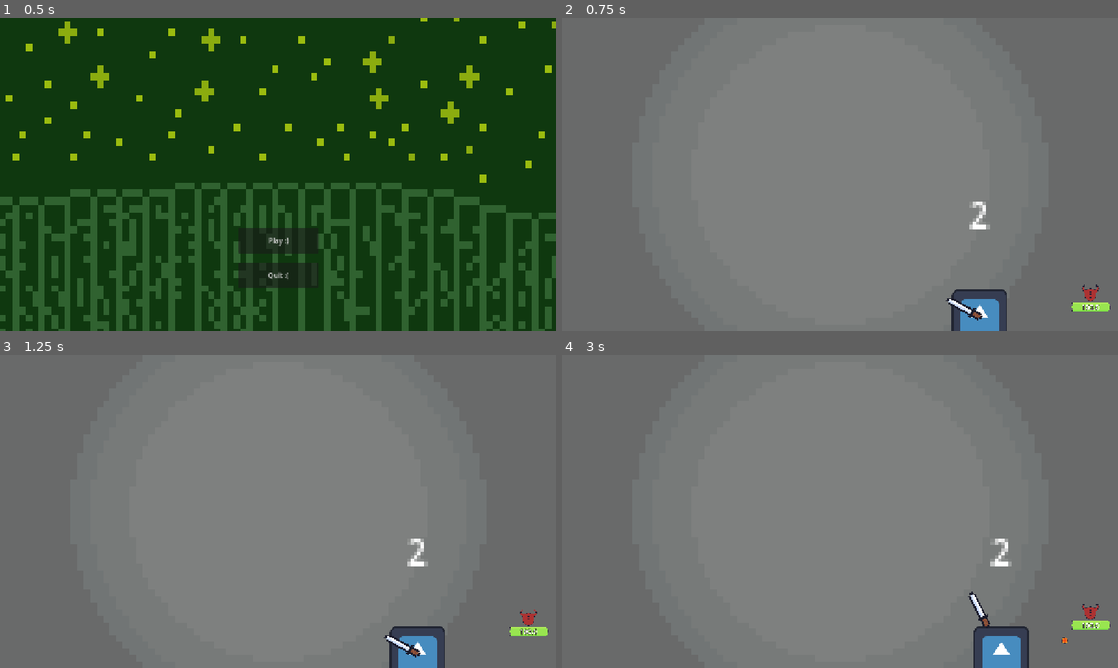
Above: before the commit, frames 1-4 (two rows, left to right).
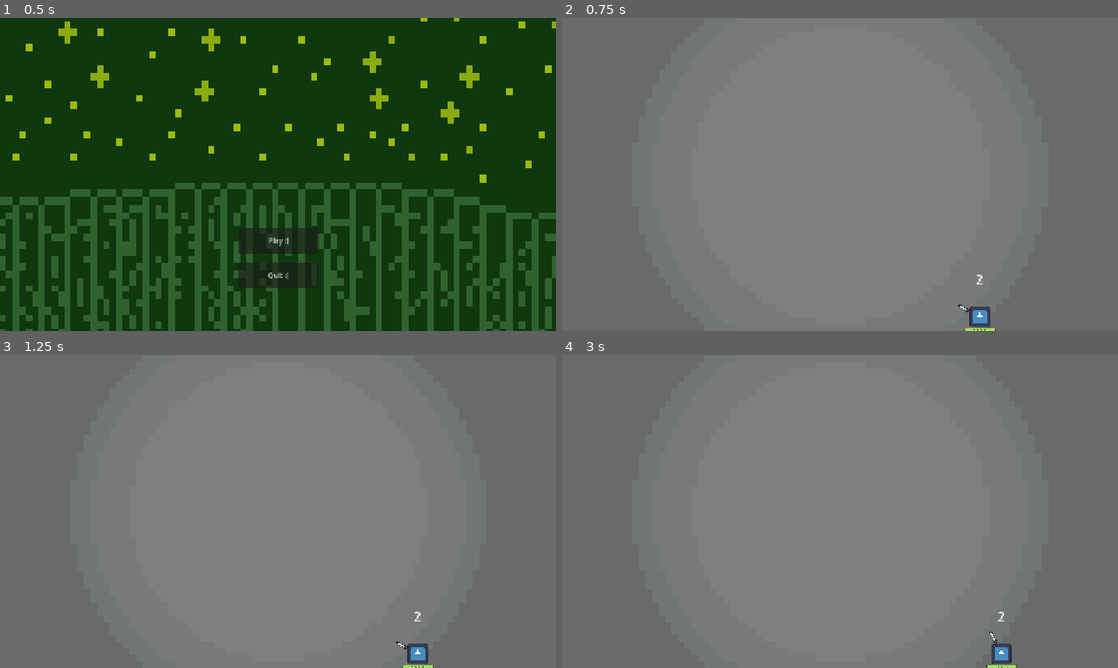
Above: after the commit, the same moments.

Repository: Darkcitrus/darkspracticegame-main
Game: Godot game, scene res://scenes/TestingArea.tscn
Two runs of this game, one before a commit and one after it. Both use one fixed random seed, a clock stepped at 60 frames per second and the inputs below. The engine's default icon, where the game draws it, is replaced by a stand-in: a white triangle on a blue panel in a dark square.
Inputs (mouse positions are in pixels of both pictures, inside the frame that each line leads up to):
- Up to frame 1 (0.5 s): no input
- Up to frame 2 (0.75 s): click "Play :)" at 0.5 s
- Up to frame 3 (1.25 s): no input
- Up to frame 4 (3 s): tap Enter at 1.25 s; drag from (1090, 617) to (962, 646) at 1.27 s; tap Space (ui_select) at 2 s; drag from (728, 527) to (940, 630) at 2.02 s; move the mouse to (895, 442) at 2.77 s; press the mouse at (895, 442) at 2.78 s; hold Right (ui_right) from 2.78 s (still down)

Frame 1 is identical in both runs. In frame 2, 1.7% of the frame differs, in the area x 69-99%, y 58-100%; in frame 3, 1.7%; in frame 4, 1.9%, in the area x 73-99%, y 58-100%.

Commit message:
Add GameManager and DebugLogger scripts; implement player and dummy positioning logic

Diff:
--- a/project.godot
+++ b/project.godot
@@ -18,6 +18,8 @@
 [autoload]
 
 RespawnManager="*res://scripts/respawn_manager.gd"
+GameManager="*res://scripts/GameManager.gd"
+DebugLogger="*res://scripts/debug/DebugLogger.gd"
 
 [display]
 
@@ -96,6 +98,21 @@
 "events": [Object(InputEventKey,"resource_local_to_scene":false,"resource_name":"","device":-1,"window_id":0,"alt_press …(195 unchanged characters)…
 ]
 }
+toggle_debug={
+"deadzone": 0.5,
+"events": [ Object(InputEventKey,"resource_local_to_scene":false,"resource_name":"","device":0,"alt":false,"shift":false,"control":false,"meta":false,"command":false,"pressed":false,"scancode":16777246,"physical_scancode":0,"unicode":0,"echo":false,"script":null)
+ ]
+}
+clear_debug_paths={
+"deadzone": 0.5,
+"events": [ Object(InputEventKey,"resource_local_to_scene":false,"resource_name":"","device":0,"alt":false,"shift":false,"control":false,"meta":false,"command":false,"pressed":false,"scancode":16777247,"physical_scancode":0,"unicode":0,"echo":false,"script":null)
+ ]
+}
+reposition_entities={
+"deadzone": 0.5,
+"events": [ Object(InputEventKey,"resource_local_to_scene":false,"resource_name":"","device":0,"alt":false,"shift":false,"control":false,"meta":false,"command":false,"pressed":false,"scancode":16777248,"physical_scancode":0,"unicode":0,"echo":false,"script":null)
+ ]
+}
 
 [layer_names]
 
--- a/scenes/TestingArea.tscn
+++ b/scenes/TestingArea.tscn
@@ -23,6 +23,7 @@
 texture = ExtResource("9_led6v")
 
 [node name="Menu" type="Node2D" parent="." groups=["UI"]]
+visible = false
 script = ExtResource("2_pkncg")
 
 [node name="MenuBG" type="Sprite2D" parent="Menu"]
@@ -59,13 +60,14 @@
 [node name="GameWorld" parent="." instance=ExtResource("7_88wd7")]
 
 [node name="Player" parent="GameWorld" index="1"]
+position = Vector2(-344.202, -1.81757)
 scale = Vector2(0.31, 0.31)
 
 [node name="Dummy Manager" parent="GameWorld" index="2"]
 scale = Vector2(0.45, 0.45)
 
 [node name="Dummy" parent="GameWorld/Dummy Manager" index="0"]
-visible = false
+position = Vector2(6.22416, -3.61464)
 
 [node name="CollisionShape2D2" parent="GameWorld/World Border" index="0"]
 position = Vector2(0, -538)
--- a/scenes/character_body_2d.tscn
+++ b/scenes/character_body_2d.tscn
@@ -18,6 +18,7 @@
 height = 96.0452
 
 [node name="Player" type="CharacterBody2D" groups=["Player"]]
+scale = Vector2(0.365, 0.365)
 input_pickable = true
 motion_mode = 1
 script = ExtResource("1_xyfxo")
--- /dev/null
+++ b/scripts/GameManager.gd
@@ -0,0 +1,103 @@
+extends Node
+
+# Debug settings
+var debug_mode = false
+@onready var debug_overlay = null
+
+# Spawn position settings
+var center_position = Vector2.ZERO
+var player_offset = Vector2(-250, 0)  # Player spawns 250px left of center
+
+func _ready():
+	# Calculate center position based on viewport size
+	_update_center_position()
+
+	# Connect to window resize signal to update positions if window changes
+	get_tree().get_root().size_changed.connect(_update_center_position)
+
+	# If we need autoloading of the debug logger
+	if not has_node("/root/DebugLogger"):
+		var logger_script = load("res://scripts/debug/DebugLogger.gd")
+		var logger = Node.new()
+		logger.set_script(logger_script)
+		logger.name = "DebugLogger"
+		get_tree().root.call_deferred("add_child", logger)
+
+	# Call deferred to ensure the scene is fully loaded
+	call_deferred("_position_entities")
+
+func _update_center_position():
+	# Calculate the center of the viewport
+	var viewport = get_viewport()
+	if viewport:
+		center_position = viewport.get_visible_rect().size / 2
+		info_log("Center position updated: " + str(center_position))
+
+func _position_entities():
+	# Position the dummy at center
+	var dummy_manager = get_node_or_null("/root/GameWorld/Dummy Manager")
+	if dummy_manager:
+		var dummy = _find_first_dummy(dummy_manager)
+		if dummy:
+			position_dummy(dummy)
+
+	# Position the player left of center
+	var player = get_node_or_null("/root/GameWorld/Player")
+	if player:
+		position_player(player)
+
+	# Ensure camera is properly positioned
+	var camera = get_node_or_null("/root/GameWorld/Camera2D")
+	if camera:
+		# Set camera to follow the player if that's the desired behavior
+		# Or set it to a fixed position if needed
+		camera.position = Vector2.ZERO
+		info_log("Camera position set to: " + str(camera.position))
+
+func position_dummy(dummy):
+	if dummy:
+		# Center the dummy relative to the DummyManager
+		var dummy_manager = dummy.get_parent()
+		if dummy_manager:
+			var manager_scale = dummy_manager.scale
+			dummy.position = Vector2(
+				(center_position.x - dummy_manager.position.x) / manager_scale.x,
+				(center_position.y - dummy_manager.position.y) / manager_scale.y
+			)
+			print("Positioned dummy manager at:", center_position)
+			print("Dummy global position:", dummy.global_position)
+
+func position_player(player):
+	if player:
+		# Center the player relative to the viewport with an offset
+		player.position = center_position + player_offset
+		print("Positioned player at:", player.position)
+
+func _find_first_dummy(dummy_manager):
+	for child in dummy_manager.get_children():
+		if child.is_in_group("dummy"):
+			return child
+	return null
+
+# Call this from Player, Dummy, etc. to log position data
+func log_entity_position(entity):
+	if not debug_mode or not has_node("/root/DebugLogger"):
+		return
+
+	var logger = get_node("/root/DebugLogger")
+	var entity_type = "unknown"
+
+	if entity.is_in_group("player"):
+		entity_type = "player"
+	elif entity.is_in_group("dummy"):
+		entity_type = "dummy"
+	elif entity is Camera2D:
+		entity_type = "camera"
+
+	logger.log_position(entity_type, entity.name, entity.position, entity.global_position)
+
+# Helper function for consistent logging
+func info_log(message):
+	print(message)
+	if has_node("/root/DebugLogger"):
+		get_node("/root/DebugLogger").info(message, "GameManager")
--- /dev/null
+++ b/scripts/debug/DebugLogger.gd
@@ -0,0 +1,110 @@
+extends Node
+
+const LOG_LEVEL_VERBOSE = 0
+const LOG_LEVEL_INFO = 1
+const LOG_LEVEL_WARNING = 2
+const LOG_LEVEL_ERROR = 3
+
+var current_log_level = LOG_LEVEL_INFO
+var log_to_file = false
+var log_file_path = "user://debug_log.txt"
+var log_file = null
+
+# History of position data for analysis
+var position_history = {
+    "player": [],
+    "dummies": {},
+    "camera": []
+}
+var history_limit = 1000
+
+func _ready():
+    if log_to_file:
+        log_file = FileAccess.open(log_file_path, FileAccess.WRITE)
+        log_file.close()
+
+func _exit_tree():
+    if log_file and log_file.is_open():
+        log_file.close()
+
+func verbose(message, context=""):
+    if current_log_level <= LOG_LEVEL_VERBOSE:
+        log_message("[VERBOSE] " + str(context) + ": " + str(message))
+
+func info(message, context=""):
+    if current_log_level <= LOG_LEVEL_INFO:
+        log_message("[INFO] " + str(context) + ": " + str(message))
+
+func warning(message, context=""):
+    if current_log_level <= LOG_LEVEL_WARNING:
+        log_message("[WARNING] " + str(context) + ": " + str(message))
+
+func error(message, context=""):
+    if current_log_level <= LOG_LEVEL_ERROR:
+        log_message("[ERROR] " + str(context) + ": " + str(message))
+
+func log_message(message):
+    print(message)
+
+    if log_to_file:
+        var timestamp = Time.get_datetime_dict_from_system()
+        var time_str = "%02d:%02d:%02d" % [timestamp.hour, timestamp.minute, timestamp.second]
+
+        log_file = FileAccess.open(log_file_path, FileAccess.READ_WRITE)
+        log_file.seek_end()
+        log_file.store_line(time_str + " " + message)
+        log_file.close()
+func log_position(entity_type, entity_name, position, global_position=null):
+    var entry = {
+        "time": Time.get_ticks_msec(),
+        "position": position,
+        "global_position": global_position if global_position else position
+    }
+
+    if entity_type == "player":
+        position_history.player.append(entry)
+        if position_history.player.size() > history_limit:
+            position_history.player.pop_front()
+    elif entity_type == "dummy":
+        if not position_history.dummies.has(entity_name):
+            position_history.dummies[entity_name] = []
+        position_history.dummies[entity_name].append(entry)
+        if position_history.dummies[entity_name].size() > history_limit:
+            position_history.dummies[entity_name].pop_front()
+    elif entity_type == "camera":
+        position_history.camera.append(entry)
+        if position_history.camera.size() > history_limit:
+            position_history.camera.pop_front()
+
+    # Only log at verbose level
+    verbose("Position update - " + entity_name + ": pos=" + str(position) +
+            (", global=" + str(global_position) if global_position else ""), entity_type)
+
+func analyze_position_jumps(entity_type, entity_name, threshold=100.0):
+    var history = []
+
+    if entity_type == "player":
+        history = position_history.player
+    elif entity_type == "dummy" and position_history.dummies.has(entity_name):
+        history = position_history.dummies[entity_name]
+    elif entity_type == "camera":
+        history = position_history.camera
+
+    if history.size() < 2:
+        return []
+
+    var jumps = []
+    for i in range(1, history.size()):
+        var prev_pos = history[i-1].global_position
+        var curr_pos = history[i].global_position
+        var distance = prev_pos.distance_to(curr_pos)
+
+        if distance > threshold:
+            jumps.append({
+                "from_pos": prev_pos,
+                "to_pos": curr_pos,
+                "distance": distance,
+                "time_diff": history[i].time - history[i-1].time
+            })
+
+    return jumps
--- a/scripts/dummy.gd
+++ b/scripts/dummy.gd
@@ -76,22 +76,16 @@
 		healthbar.max_value = max_health
 		healthbar.value = health
 		healthbar.show()
-		print("Dummy healthbar initialized. Max health: ", max_health)
 
 	# Ensure selector is properly set up
 	if selector:
 		selector.visible = false  # Hide selector initially
-		print("Selector initialized and hidden")
-	else:
-		print("Selector node not found!")
 
 	# Load fireball scene with error checking
 	if ResourceLoader.exists("res://scenes/fire_ball.tscn"):
 		fireball_scene = load("res://scenes/fire_ball.tscn")
-		print("Fireball scene loaded successfully")
 	else:
 		push_error("Could not load fireball scene!")
-		print("ERROR: Failed to load fireball scene")
 		shoots_fireballs = false
 
 	# Set up fireball timer
@@ -105,13 +99,11 @@
 		if not fireball_timer.timeout.is_connected(shoot_fireball):
 			fireball_timer.timeout.connect(shoot_fireball)
 		fireball_timer.start()  # Start the timer explicitly
-		print("Fireball timer initialized with frequency: ", fireball_frequency)
 
 	# Find spawner/manager parent to record original scale
 	var spawner_parent = get_parent()
 	if spawner_parent and spawner_parent.has_method("record_original_dummy_scale"):
 		spawner_parent.record_original_dummy_scale(self)
-		print("Dummy: Registered original scale with parent: ", scale)
 
 # Called every frame. 'delta' is the elapsed time since the previous frame.
 func _process(delta):
@@ -155,7 +147,7 @@
 	if shoots_fireballs and alive:
 		var player = get_tree().get_first_node_in_group("Player")
 		if player and player.alive:
-			# For debugging: periodically check if we can see the player
+				# For debugging: periodically check if we can see the player
 			if Engine.get_frames_drawn() % 60 == 0:  # Check roughly once per second
 				print("Dummy tracking player at position: ", player.global_position)
 
@@ -166,7 +158,6 @@
 	var parent_name = ""
 	if area.get_parent():
 		parent_name = area.get_parent().name
-	print("Dummy detected hit from: ", area.name, " Parent: ", parent_name)
 
 	# Updated condition: check directly for "hitbox" OR "sword"
 	if area.name == "hitbox" or area.name == "sword":
@@ -174,23 +165,17 @@
 		if player:
 			var damage_info = player.get_node("PlayerAttack").calculate_damage()
 			take_damage(damage_info["damage"], damage_info["is_crit"])
-			print("Took melee damage: ", damage_info["damage"], " Critical: ", damage_info["is_crit"])
 	# Check for fireball damage and make sure it's not from self
 	elif area.has_method("calculate_damage"):
 		# Make sure this fireball wasn't fired by this dummy
 		if area.has_method("get_source") and area.get_source() != self:
 			var damage_info = area.calculate_damage()
 			take_damage(damage_info["damage"], damage_info["is_crit"])
-			print("Took effect damage: ", damage_info["damage"], " Critical: ", damage_info["is_crit"])
-		else:
-			print("Dummy ignoring its own projectile")
 
 func take_damage(amount, is_crit: bool = false):
 	if not alive:
-		print("Dummy is already dead, ignoring damage")
-		return
-
-	print("DUMMY DAMAGE - Amount: ", amount, " Is Crit: ", is_crit)
+		return
+
 	health -= amount
 
 	# Apply knockback
@@ -201,13 +186,9 @@
 		var floating_num = FloatingNumber.instantiate() as Label
 		if floating_num:
 			get_tree().get_root().add_child(floating_num)
-			print("Spawning damage number: ", amount, " Crit: ", is_crit)
 			floating_num.setup(amount, is_crit, global_position)
 
-	print("Dummy health now: ", health)
-
 	if healthbar:
-		print("Updating dummy healthbar to: ", health)
 		healthbar.value = health
 
 	if health <= 0:
@@ -227,7 +208,6 @@
 		knockback_active = true
 		knockback_return_active = false
 		knockback_remaining_time = knockback_max_time
-		print("Dummy knocked back in direction: ", knockback_direction)
 
 # Function to handle knockback from fireballs specifically
 func apply_knockback_from_fireball(fireball_position: Vector2, is_crit: bool = false):
@@ -241,7 +221,6 @@
 	knockback_active = true
 	knockback_return_active = false
 	knockback_remaining_time = knockback_max_time
-	print("Dummy knocked back from fireball in direction: ", knockback_direction)
 
 func die():
 	if not alive:
@@ -260,8 +239,15 @@
 
 # Ensure initial position is reset correctly on respawn
 func reset_position(pos: Vector2):
-	initial_position = pos
-	position = pos
+	# Reset initial position and account for parent's scale
+	var parent_scale = get_parent().scale
+	initial_position = Vector2(
+		(pos.x - get_parent().position.x) / parent_scale.x,
+		(pos.y - get_parent().position.y) / parent_scale.y
+	)
+	position = initial_position
+	knockback_position_offset = Vector2.ZERO
+	print("Dummy reset to position:", pos, "with scale:", scale)
 	# Reset oscillation time to create a small delay
 	oscillation_start_time = Time.get_ticks_msec() / 1000.0
 	print("Dummy reset to position: ", pos)
@@ -273,14 +259,11 @@
 
 func shoot_fireball():
 	if !alive or !shoots_fireballs:
-		print("Skipping fireball: alive=", alive, ", shoots_fireballs=", shoots_fireballs)
-		return
-
-	print("Attempting to shoot fireball")
+		return
+
 	var player = get_tree().get_first_node_in_group("Player")
 	# Only shoot if player exists and is alive
 	if player and player.alive and fireball_scene:
-		print("Dummy shooting fireball at player")
 		var fireball = fireball_scene.instantiate()
 		get_tree().get_root().add_child(fireball)
 		fireball.global_position = global_position
@@ -295,9 +278,6 @@
 
 		# Initialize with custom properties, disable crits, and set self as source
 		fireball.initialize(direction, player, fireball_damage, adjusted_speed, adjusted_homing, false, self)
-		print("Fireball fired with damage: ", fireball_damage, " speed: ", adjusted_speed, " homing: ", adjusted_homing)
-	else:
-		print("Cannot shoot fireball: player exists=", is_instance_valid(player), ", player alive=", player and player.alive, ", fireball_scene exists=", fireball_scene != null)
 
 func print_delayed_position():
 	print("========== DUMMY DELAYED POSITION CHECK ==========")
--- a/scripts/dummy_manager.gd
+++ b/scripts/dummy_manager.gd
@@ -5,18 +5,22 @@
 var original_scale: Vector2 = Vector2(0.5, 0.5) # Store the original scale
 
 func _ready():
-	# Force our position to 0,0 to ensure proper coordinates
-	position = Vector2.ZERO
-	print("DummyManager: Forced position to origin (0,0)")
+	# Force our position to the center of the viewport
+	var viewport_center = get_viewport().get_visible_rect().size / 2
+	position = viewport_center
+	print("DummyManager: Forced position to viewport center:", position)
 	print("DummyManager: Global position is:", global_position)
 
 	if get_child_count() > 0:
 		var first_dummy = get_child(0)
-		# Store the original dummy's position and scale without any offset
-		spawn_position = first_dummy.position
+		# Adjust spawn position to account for DummyManager's position and scale
+		spawn_position = Vector2(
+			(first_dummy.position.x * scale.x) + position.x,
+			(first_dummy.position.y * scale.y) + position.y
+		)
 		original_scale = first_dummy.scale
 		print("DummyManager: Original dummy scale is ", original_scale)
-		print("DummyManager: Original dummy position is ", spawn_position)
+		print("DummyManager: Adjusted dummy spawn position is ", spawn_position)
 
 		connect_dummy(first_dummy)
 		# Reset position explicitly to avoid oscillation offset on start
--- a/scripts/fire_ball.gd
+++ b/scripts/fire_ball.gd
@@ -43,9 +43,8 @@
 
 	if is_instance_valid(new_target):
 		target = new_target
-		print("Fireball targeting: ", target.name, " with damage: ", damage, " speed: ", current_speed, " homing: ", homing_strength, " can_crit: ", can_crit)
 	else:
-		print("WARNING: Fireball created without a valid target!")
+		pass
 
 func _ready():
 	# Load the explosion effect with error checking
@@ -54,7 +53,6 @@
 	else:
 		push_error("Could not load explosion effect resource!")
 
-	print("Fireball created with damage: ", damage)
 	add_to_group("Effects")
 
 	# Set up collision properties
@@ -73,8 +71,6 @@
 	else:
 		push_error("FireBallVanish timer not found!")
 
-	print("Fireball ready with signals connected")
-
 # Called every frame to update the fireball's position
 func _process(delta):
 	if not is_instance_valid(self):
@@ -88,9 +84,6 @@
 			# Smoothly interpolate current direction towards desired direction
 			direction = direction.lerp(desired_direction, homing_strength * delta).normalized()
 
-			if Engine.get_frames_drawn() % 30 == 0:  # Log every half second at 60fps
-				print("Fireball homing towards target: ", target.name, " at position: ", target.global_position)
-
 	# Increase speed exponentially over time, but don't exceed max speed
 	current_speed = min(current_speed * pow(SPEED_MULTIPLIER, delta), MAX_SPEED)
 
@@ -101,7 +94,6 @@
 	if is_instance_valid(target):
 		var distance_to_target = global_position.distance_to(target.global_position)
 		if distance_to_target < 30:  # Close enough to count as a hit
-			print("FIREBALL: Direct hit on target detected by proximity")
 			_handle_hit(target)
 
 	# Rotate the fireball to face its movement direction
@@ -109,36 +101,26 @@
 
 # Signal Handlers
 func _on_body_entered(body: Node2D) -> void:
-	print("FIREBALL: Hit body: ", body.name, " Groups: ", body.get_groups())
 
 	# Don't damage the source that fired this fireball
 	if body == source:
-		print("FIREBALL: Ignoring hit on source that fired this projectile")
 		return
 
 	# Enhanced detection for Player
 	if body.is_in_group("Player") and source != body:
-		print("FIREBALL: Player hit!")
 		_handle_hit(body)
 	elif body.is_in_group("Enemy"):
-		print("FIREBALL: Valid enemy body hit!")
 		_handle_hit(body)
 	elif body.is_in_group("World"):
-		print("FIREBALL: World body hit!")
 		_handle_hit(body)
 	# Special case for targeting
 	elif is_instance_valid(target) and body == target:
-		print("FIREBALL: Direct target body hit!")
 		_handle_hit(target)
-	else:
-		print("FIREBALL: Non-target collision with: ", body.name)
 
 func _on_area_entered(area: Area2D) -> void:
-	print("FIREBALL: Hit area: ", area.name, " Groups: ", area.get_groups())
 
 	# Don't damage the source that fired this fireball
 	if area == source:
-		print("FIREBALL: Ignoring hit on source that fired this projectile")
 		return
 
 	# Get parent if it exists
@@ -146,56 +128,43 @@
 
 	# Enhanced detection for Player
 	if (area.is_in_group("Player") or (parent and parent.is_in_group("Player"))) and source != area and source != parent:
-		print("FIREBALL: Player area hit!")
 		_handle_hit(parent if parent and parent.is_in_group("Player") else area)
 	elif area.is_in_group("Enemy"):
-		print("FIREBALL: Valid enemy area hit!")
 		_handle_hit(area)
 	elif area.is_in_group("World"):
-		print("FIREBALL: World area hit!")
 		_handle_hit(area)
 	# Special case for targeting
 	elif is_instance_valid(target) and (area == target or parent == target):
-		print("FIREBALL: Direct target area hit!")
 		_handle_hit(target)
-	else:
-		print("FIREBALL: Non-target collision with: ", area.name)
 
 # Centralized hit handling to ensure proper destruction
 func _handle_hit(object):
 	# Don't damage the source that fired this fireball
 	if object == source:
-		print("FIREBALL: Ignoring hit on source that fired this projectile")
 		return
 
 	# Don't damage entities in the same group as the source (teammates)
 	if source and source.is_in_group("Enemy") and object.is_in_group("Enemy"):
-		print("FIREBALL: Ignoring hit on friendly target")
 		return
 
 	if source and source.is_in_group("Player") and object.is_in_group("Player"):
-		print("FIREBALL: Ignoring hit on friendly player")
 		return
 
 	# Try to apply damage if possible
 	if object.has_method("take_damage"):
 		var damage_info = calculate_damage()
 		object.take_damage(damage_info["damage"], damage_info["is_crit"])
-		print("FIREBALL: Damage applied: ", damage_info["damage"])
 
  		# Apply knockback based on object type
 		if object.has_method("apply_knockback_from_fireball"):
 			object.apply_knockback_from_fireball(global_position, damage_info["is_crit"])
-			print("FIREBALL: Applied knockback to " + object.name)
 
 	# Spawn effect and destroy - using immediate destruction for reliability
 	spawn_explosion_effect()
-	print("FIREBALL: Destroying fireball NOW")
 	queue_free()  # Immediate destruction
 
 # Timer callback
 func _on_fire_ball_vanish_timeout():
-	print("FIREBALL: Timeout reached, self-destructing")
 	spawn_explosion_effect()
 	queue_free()
 
@@ -223,5 +192,4 @@
 func calculate_damage() -> Dictionary:
 	var is_crit = can_crit && randf() < crit_chance  # Only check for crit if allowed
 	var final_damage = damage * (crit_multiplier if is_crit else 1.0)
-	print("Fireball damage: ", final_damage, " (Critical: ", is_crit, ")")
 	return {"damage": final_damage, "is_crit": is_crit}
--- a/scripts/player_debug.gd
+++ b/scripts/player_debug.gd
@@ -1,4 +1,8 @@
 extends Node
+
+# Variables for player positioning
+var center_position = Vector2.ZERO
+var player_offset = Vector2(100, 0)  # Example offset, adjust as needed
 
 func _ready():
 	# Force camera settings immediately and after a short delay
@@ -43,6 +47,8 @@
 
 func debug_player_initial():
 	var player = get_parent()
+	player.position = center_position + player_offset
+	print("Player initial position set to:", player.position)
 	print("========== PLAYER INITIAL DEBUG ==========")
 	print("Player name:", player.name)
 	print("Initial position:", player.position)
Not shown, added: scripts/GameManager.gd.uid
Not shown, added: scripts/debug/DebugLogger.gd.uid
